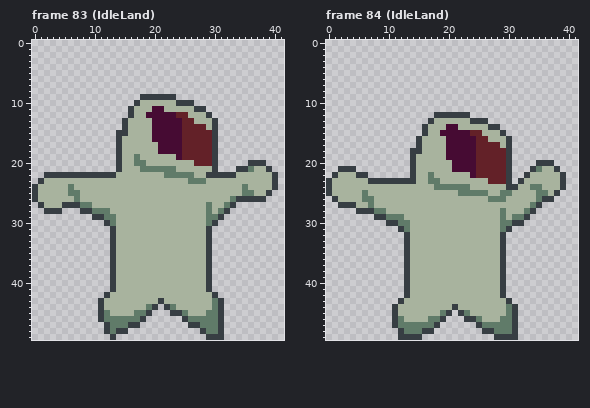
Pixel-art file: _asset_builders/sprites/player.ase. The picture above is the old version.
42x50 pixels, 90 frames. Shown: frame 83 (IdleLand), frame 84 (IdleLand). The commit also changed other frames, which this record leaves out.
The result:
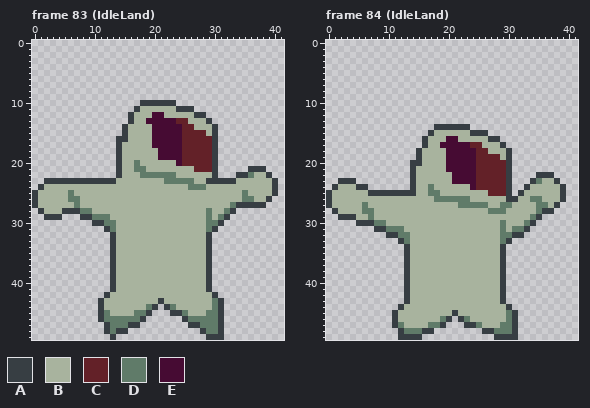
Palette (. is transparent): A #373e43  B #a8b39e  C #632128  D #607b69  E #460b33
Author's note on the commit: Improved landing to idle transition animation.
Difference:
Changed rows in their new state; - is an unchanged pixel.
Frame 83 (IdleLand), layer "Layer 2":
first column x 0:
 9 ------------------......-----------------
10 -----------------.AAAAAA...--------------
11 ----------------.A--BB--AAA..------------
12 -------------------B--BBBB-AA.-----------
13 ---------------.A--E----C-B--A.----------
14 ---------------------------BB------------
15 --------------.--------------B-----------
16 ---------------A-------------------------
17 --------------------E--------------------
19 -----------------B---EEE-----------------
20 ------------------B-----ECC---------...--
21 -----------------D-BBBBB---CCC----..AAA.-
22 --............A---DDDD--BBB--B-...AAD--A.
23 -.AAAAAAAAAAAA--------DDDD-BBAAAAA-------
24 .A----B-------------------DDD------B-----
25 -------B----------------------------B--BA
26 ------D--------------------------BBDDBBA-
27 AB---BBDBB-------------------B--BDAAAAA--
28 -ABBBAAADDBBB------------------BDA-------
29 --AAA---AADD-B----------------BDA--------
30 ----------AAD-----------------DA---------
31 ------------AD---------------DA----------
Frame 84 (IdleLand), layer "Layer 2":
first column x 0:
12 ------------------......----------------
13 -----------------..........-------------
14 ----------------..AAAAAA.....-----------
15 ----------------.A-BBBBBAAA...----------
16 ---------------.A-----BBBBBAA..---------
17 ---------------.A--E----C-BBBA.---------
18 --------------.------------BBB----------
19 --------------.A-------------B----------
20 ---------------A----E--------------...--
21 --...---------------E-------------.....-
22 -......----------B---EEE---------..AAA..
23 ..AAA.........---BB--EEEECC-----..AD--A.
24 .A---AA.......A--DBBBBBBECCCCC-..ABB----
25 ------BAAAAAAAA--DD---BBBBBCCCA.A--BB-BA
26 AB----BB----------DDDDDD---BBBAA--D-BBBA
27 ABBBB-DB--------------DDDDD--DD---BDDBA-
28 -ABBBBDDBB-----------------DD----BBDAA--
29 --AAABBDBBBBB----------------B-BBBDA----
30 -----AAADDBBBB----------------BBBDA-----
31 --------AADDDB----------------BDDA------
32 ----------AADD---------------DDAA-------
33 ------------AD---------------DA---------
first column x 11:
43 -.A---------------A.-
44 .A--------B--------A.
45 --------BBABB--------
46 -B----BBDA-ADBB---B--
47 --BBBB-DA---AADBBB---
Pixel boxes of the changes (left, top, right, bottom) in both pictures:
changed: (32, 94, 278, 232)
changed: (326, 112, 566, 244)
changed: (392, 298, 518, 328)
